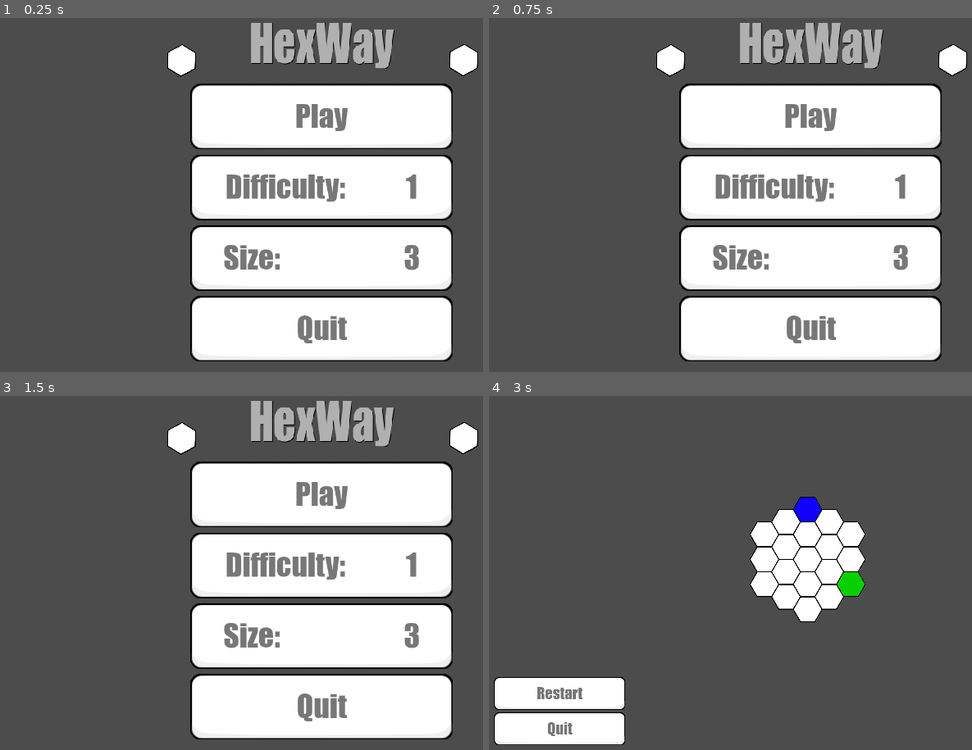
Above: before the commit, frames 1-4 (two rows, left to right).
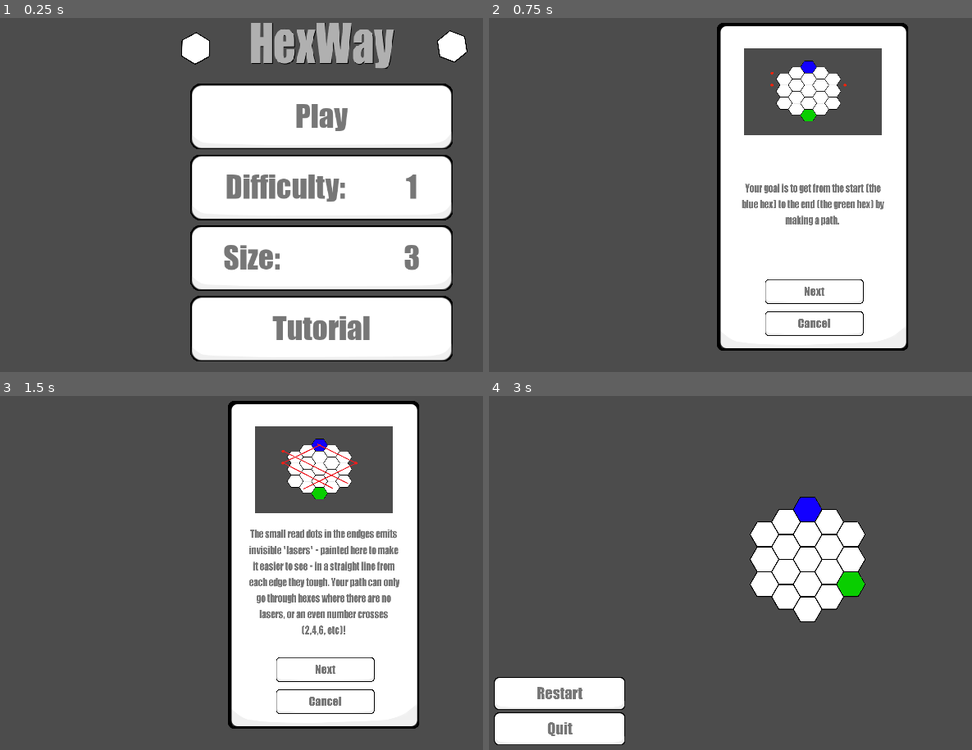
Above: after the commit, the same moments.

Repository: dulte/HexWay
Game: Godot game, scene res://MainMenu.tscn
Same seed, same stepped clock (60 frames per second), same inputs: the game is played once before the commit and once after it.
Inputs (mouse positions are in pixels of both pictures, inside the frame that each line leads up to):
- Up to frame 1 (0.25 s): no input
- Up to frame 2 (0.75 s): click (812, 329) at 0.52 s
- Up to frame 3 (1.5 s): click (323, 668) at 1.27 s
- Up to frame 4 (3 s): click (812, 700) at 2.02 s; click (812, 495) at 2.75 s

The runs differ from the first frame. In frame 1, 2.0% of the frame differs, in the area x 34-99%, y 3-92%; in frame 2, 29%; in frame 3, 30%, in the area x 34-99%, y 1-97%; in frame 4, nothing differs.

Commit message:
Adds more to gitignore, and adds simple(!) tutorial

Diff:
--- a/MainMenu.gd
+++ b/MainMenu.gd
@@ -6,7 +6,21 @@
 
 var difficulty = 1
 var size = 3
+
+var tutoral_page = 1
+
 onready var SCREEN_SIZE = get_viewport_rect().size
+
+
+##############################
+# Tutorial Texts
+##############################
+var tutorial_texts = [
+    "Your goal is to get from the start (the blue hex) to the end (the green hex) by making a path.",
+    "The small read dots in the endges emits invisible 'lasers' - painted here to make it easier to see - in a straight line from each edge they tough. Your path can only go through hexes where there are no lasers, or an even number crosses (2,4,6, etc)!",
+    "You can make a path by clicking on a hex next to a place you have already marked a hex, starting at the start. You can also remove the last hex you marked by clicking it again. Try to find a way to the end!",
+    "When you have made a path to the end, and click the end(!), the game will let you know if you found the way. The red are forbidden hexes, orange are forbidden hexes you marked and lightgreen/yellow are hexes you were allowed to mark. If you got no orange ones, you won! Have fun!!!"
+   ]
 
 # Called when the node enters the scene tree for the first time.
 func _ready():
@@ -18,11 +32,17 @@
     $GameBtnContainer/RestartButton.connect("button_down", self, "restart")
     $GameBtnContainer/QuitButton.connect("button_down", self, "quit_game")
 
+    $CenterContainer/VBoxContainer/TutorialButton.connect("button_down", self, "tutorial")
+
+    $Tutorial/NextButton.connect("button_down", self, "tutorial_next")
+    $Tutorial/CancelButton.connect("button_down", self, "tutorial_cancel")
+
 
 func play():
     $BackHexSprite.hide()
     $BackHexSprite2.hide()
     $CenterContainer.hide()
+    $Tutorial.hide()
     $GameBtnContainer.show()
 
     level = levelManager.instance()
@@ -49,3 +69,32 @@
 func change_size():
     size = size%7 + 1 if size%7 + 1 > 2 else 3
     $CenterContainer/VBoxContainer/SizeButton.texture_normal = load("Art/size%s_btn.png" %size)
+
+func tutorial():
+    $BackHexSprite.hide()
+    $BackHexSprite2.hide()
+    $CenterContainer.hide()
+
+    $Tutorial.show()
+
+    $Tutorial/TutPic.texture = load("Art/tut_bilde1.png" )
+    $Tutorial/Tutorial_Label.text = tutorial_texts[0]
+
+
+func tutorial_cancel():
+    $BackHexSprite.show()
+    $BackHexSprite2.show()
+    $CenterContainer.show()
+
+    $Tutorial.hide()
+
+
+func tutorial_next():
+    tutoral_page = tutoral_page + 1
+
+    if tutoral_page > 4:
+        tutoral_page = 1
+        tutorial_cancel()
+    else:
+        $Tutorial/TutPic.texture = load("Art/tut_bilde%s.png" %tutoral_page)
+        $Tutorial/Tutorial_Label.text = tutorial_texts[tutoral_page-1]
--- a/MainMenu.tscn
+++ b/MainMenu.tscn
@@ -6,8 +6,13 @@
 [ext_resource path="res://Art/diff1_btn.png" type="Texture" id=4]
 [ext_resource path="res://Art/size3_btn.png" type="Texture" id=5]
 [ext_resource path="res://Art/restart_btn.png" type="Texture" id=6]
+[ext_resource path="res://Art/tutorial_btn.png" type="Texture" id=7]
 [ext_resource path="res://Art/quit_btn.png" type="Texture" id=8]
 [ext_resource path="res://Art/play_btn.png" type="Texture" id=9]
+[ext_resource path="res://Art/tut_bilde1.PNG" type="Texture" id=10]
+[ext_resource path="res://Art/cancel_btn.png" type="Texture" id=11]
+[ext_resource path="res://Art/next_btn.png" type="Texture" id=12]
+[ext_resource path="res://Art/tut_screen.png" type="Texture" id=13]
 
 [sub_resource type="DynamicFont" id=2]
 size = 120
@@ -21,6 +26,10 @@
 "name": "default",
 "speed": 1.0
 } ]
+
+[sub_resource type="DynamicFont" id=3]
+size = 40
+font_data = ExtResource( 2 )
 
 [node name="MainMenu" type="Node2D"]
 script = ExtResource( 3 )
@@ -69,20 +78,27 @@
 texture_normal = ExtResource( 5 )
 
 [node name="QuitButton" type="TextureButton" parent="CenterContainer/VBoxContainer"]
+visible = false
 margin_top = 563.0
 margin_right = 512.0
 margin_bottom = 691.0
 texture_normal = ExtResource( 8 )
 
+[node name="TutorialButton" type="TextureButton" parent="CenterContainer/VBoxContainer"]
+margin_top = 563.0
+margin_right = 512.0
+margin_bottom = 691.0
+texture_normal = ExtResource( 7 )
+
 [node name="BackHexSprite" type="AnimatedSprite" parent="."]
-position = Vector2( 292.344, 103.456 )
+position = Vector2( 314.336, 84.7228 )
 rotation = -0.495866
 scale = Vector2( 0.1, 0.1 )
 frames = SubResource( 1 )
 
 [node name="BackHexSprite2" type="AnimatedSprite" parent="."]
-position = Vector2( 732.766, 102.844 )
-rotation = -0.495866
+position = Vector2( 714.847, 81.6671 )
+rotation = -0.680944
 scale = Vector2( 0.1, 0.1 )
 frames = SubResource( 1 )
 
@@ -108,3 +124,60 @@
 margin_right = 512.0
 margin_bottom = 266.0
 texture_normal = ExtResource( 8 )
+
+[node name="Tutorial" type="TextureRect" parent="."]
+visible = false
+margin_left = 365.0
+margin_top = 45.0
+margin_right = 965.0
+margin_bottom = 1069.0
+rect_scale = Vector2( 0.5, 0.5 )
+texture = ExtResource( 13 )
+__meta__ = {
+"_edit_use_anchors_": false
+}
+
+[node name="NextButton" type="TextureButton" parent="Tutorial"]
+margin_left = 150.0
+margin_top = 800.0
+margin_right = 662.0
+margin_bottom = 928.0
+rect_scale = Vector2( 0.6, 0.6 )
+texture_normal = ExtResource( 12 )
+__meta__ = {
+"_edit_use_anchors_": false
+}
+
+[node name="CancelButton" type="TextureButton" parent="Tutorial"]
+margin_left = 150.0
+margin_top = 900.0
+margin_right = 662.0
+margin_bottom = 1028.0
+rect_scale = Vector2( 0.6, 0.6 )
+texture_normal = ExtResource( 11 )
+
+[node name="TutPic" type="TextureRect" parent="Tutorial"]
+margin_left = 83.3324
+margin_top = 78.8102
+margin_right = 803.332
+margin_bottom = 528.81
+rect_scale = Vector2( 0.6, 0.6 )
+texture = ExtResource( 10 )
+__meta__ = {
+"_edit_use_anchors_": false
+}
+
+[node name="Tutorial_Label" type="Label" parent="Tutorial"]
+margin_left = 61.2999
+margin_top = 386.4
+margin_right = 534.3
+margin_bottom = 743.4
+custom_fonts/font = SubResource( 3 )
+custom_colors/font_color = Color( 0.466667, 0.466667, 0.466667, 1 )
+text = "Test text"
+align = 1
+valign = 1
+autowrap = true
+__meta__ = {
+"_edit_use_anchors_": false
+}
Binary file added: Art/cancel_btn.png
Not shown, added: Art/cancel_btn.png.import
Binary file added: Art/next_btn.png
Not shown, added: Art/next_btn.png.import
Binary file added: Art/tut_bilde1.PNG
Not shown, added: Art/tut_bilde1.PNG.import
Binary file added: Art/tut_bilde2.png
Not shown, added: Art/tut_bilde2.png.import
Binary file added: Art/tut_bilde3.PNG
Not shown, added: Art/tut_bilde3.PNG.import
Binary file added: Art/tut_bilde4.PNG
Not shown, added: Art/tut_bilde4.PNG.import
(and 8 more such lines)
